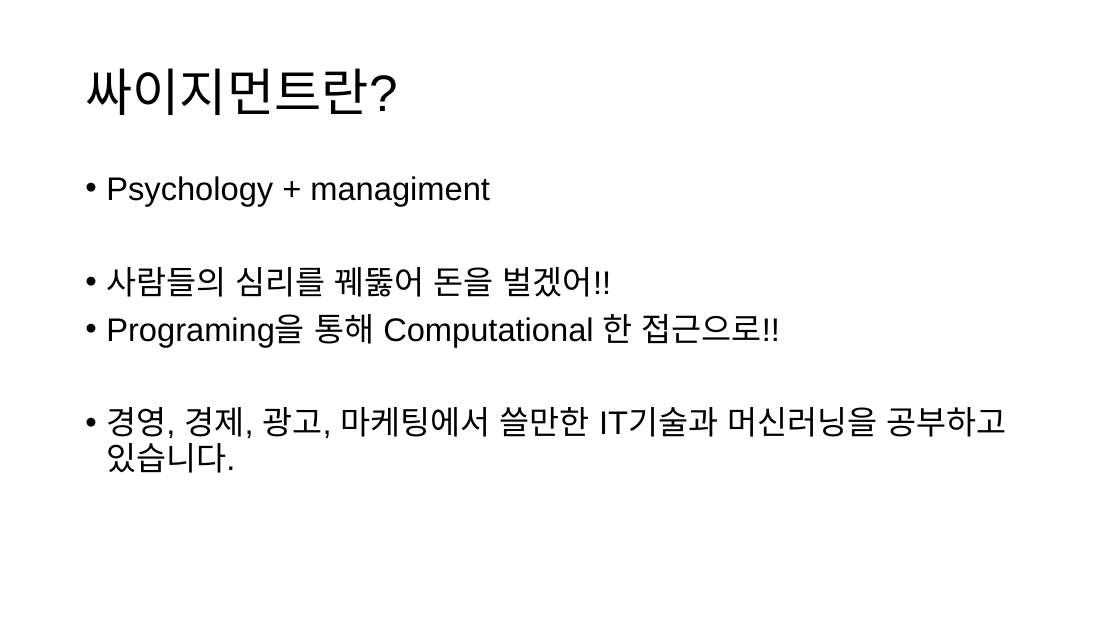
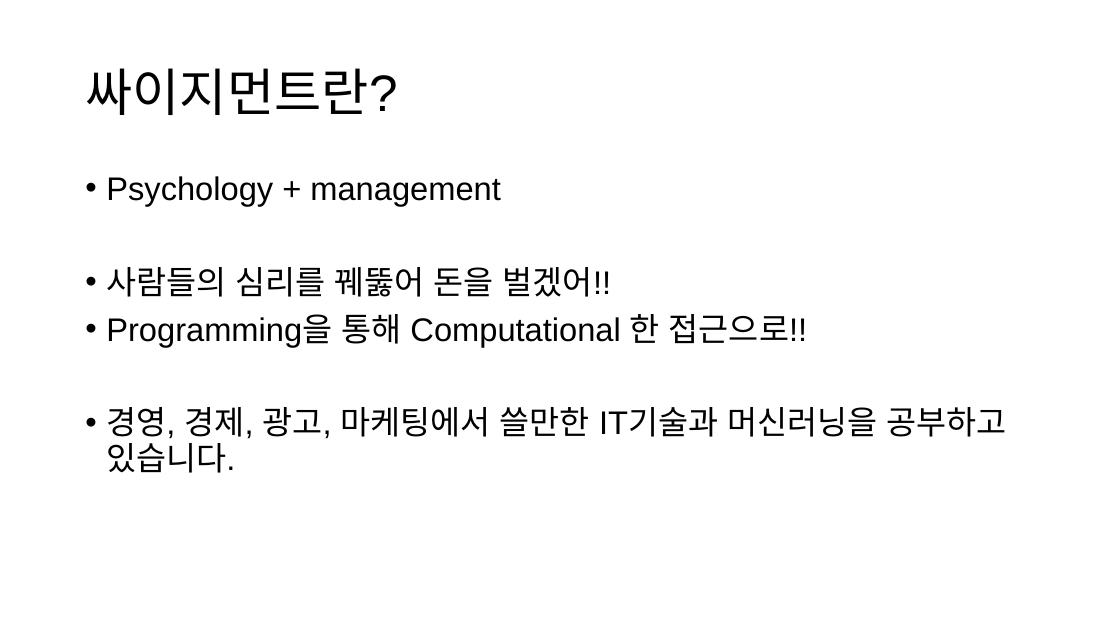
Before and after one commit to KaggleBreak/studybreak, a slide deck: slide 4 of 2017/presentation/study/싸이지먼트소개_스터디뽀개기2017.pptx. Drawn at 1120x630 pixels with LibreOffice and Linux fonts; fonts in the diff are those of the drawing. Boxes give left, top, right and bottom in pixels: in the first picture for what was removed or moved away, otherwise in the second. Text is boxed around its words. In the diff, an @@ line names an element or a change of style, - is before the commit and + after.

```diff
--- a/2017/presentation/study/싸이지먼트소개_스터디뽀개기2017.pptx
+++ b/2017/presentation/study/싸이지먼트소개_스터디뽀개기2017.pptx
@@ text at (106, 176, 500, 206): text changed @@
-• Psychology + managiment
+• Psychology + management
@@ text at (106, 314, 807, 346): text changed @@
-• Programing을 통해 Computational 한 접근으로!!
+• Programming을 통해 Computational 한 접근으로!!
```
Also in this commit, not shown: 1 other slide changed, 7 other files.
